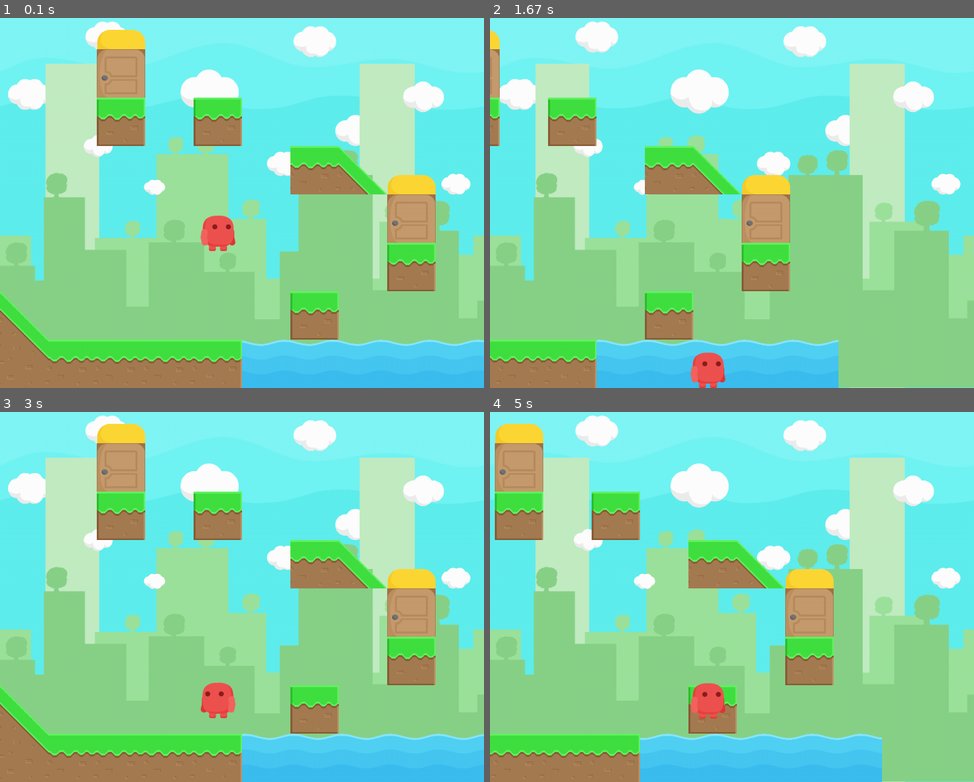
Above: before the commit, frames 1-4 (two rows, left to right).
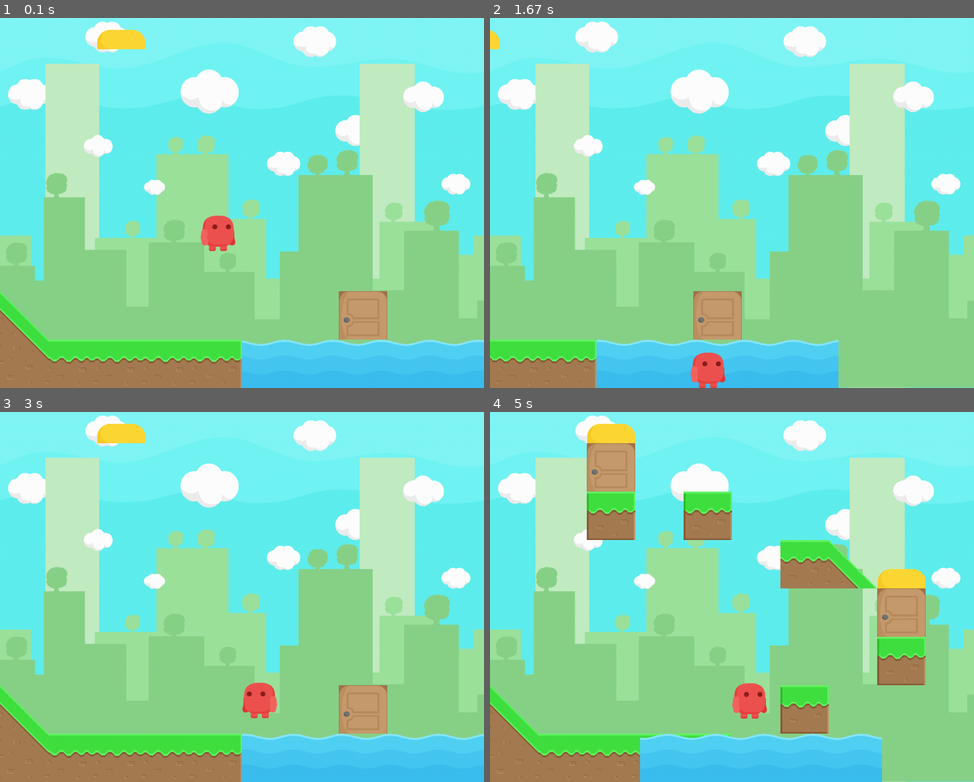
Above: after the commit, the same moments.

Repository: RogiVerakot/platformer-on-pygame
Game: pygame game, started from main.py
Same seed, same stepped clock (60 frames per second), same inputs: the game is played once before the commit and once after it.
Inputs:
- Up to frame 1 (0.1 s): no input
- Up to frame 2 (1.67 s): hold Right 0.33-0.8 s; hold Up 0.83-1.13 s; hold Right 1.17-1.63 s
- Up to frame 3 (3 s): hold Left 1.67-2.2 s; hold Left 2.23-2.63 s; hold Up from 2.67 s (still down)
- Up to frame 4 (5 s): release Up at 3.03 s; hold Right 3.07-3.7 s; hold Left 3.73-4.2 s; hold Right 4.23-4.7 s; hold Up from 4.73 s (still down)

The runs differ from the first frame. In frame 1, 12% of the frame differs, in the area x 20-90%, y 8-87%; in frame 2, 9.5%; in frame 3, 13%; in frame 4, 21%, in the area x 0-90%, y 3-100%.

Commit message:
сделал изминение платформ в зависимости от уровня

Diff:
--- a/main.py
+++ b/main.py
@@ -70,15 +70,31 @@
             for door in platforms.doors:
                 door.rect.x += move_direction * 5  # 5 - скорость движения
 
+    if platforms.level == 1:
+        if move_direction != 0:
+            for door in platforms.doors_2:
+                door.rect.x += move_direction * 5  # 5 - скорость движения
+
+
     # Проверка коллизий (остаётся без изменений)
-    # player.on_ground = False
-    # for platform in platforms.platforms:
-    #     if player.rect.colliderect(platform.rect):
-    #         handle_collision(platform)
-    #
-    # for door in platforms.doors:
-    #     if player.rect.colliderect(door.rect):
-    #         platforms.level += 1
+    player.on_ground = False
+    if platforms.level == 0:
+        for platform in platforms.platforms:
+            if player.rect.colliderect(platform.rect):
+                handle_collision(platform)
+
+        for door in platforms.doors:
+            if player.rect.colliderect(door.rect):
+                platforms.level += 1
+
+    elif platforms.level == 1:
+        for platform in platforms.platforms_2:
+            if player.rect.colliderect(platform.rect):
+                handle_collision(platform)
+
+        for door in platforms.doors_2:
+            if player.rect.colliderect(door.rect):
+                platforms.level -= 1
 
     # Границы экрана (теперь проверяем, чтобы игрок не уходил за пределы)
     handle_screen_bounds()
@@ -176,15 +192,19 @@
             if 0 <= platform.rect.y <= HEIGHT:
                 screen.blit(platform.image, platform.rect)
 
+        for door in platforms.doors:
+            if 0 <= door.rect.y <= HEIGHT:
+                screen.blit(door.image, door.rect)
+
     elif platforms.level == 1:
         for platform in platforms.platforms_2:
             if 0 <= platform.rect.y <= HEIGHT:
                 screen.blit(platform.image, platform.rect)
 
-    if platforms.level == 0:
-        for door in platforms.doors:
+        for door in platforms.doors_2:
             if 0 <= door.rect.y <= HEIGHT:
                 screen.blit(door.image, door.rect)
+
 
     for wave in wave_animations:
         wave.draw(screen)
--- a/platforms.py
+++ b/platforms.py
@@ -1,6 +1,6 @@
 from tiles import *
 
-level = 0
+level = 1
 
 platforms = [
         GrassMid(150, 800),
@@ -56,3 +56,8 @@
     Door_3(850, 459),
 
 ]
+
+doors_2 = [
+    Door(750, 700),
+    Door_3(250, 159)
+]
